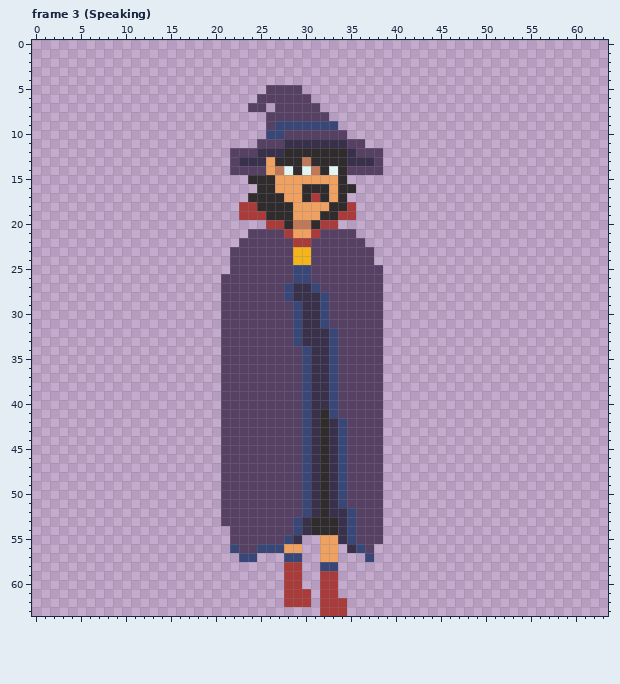
Two versions of one pixel-art file, Assets/Sprites/World/magician.aseprite. Above, as it was before the edit.
64x64 pixels, 6 frames. Colours within 5 levels of each other are drawn and written as one. Shown: frame 3 (Speaking). The commit also changed other frames, which this record leaves out.
Once edited:
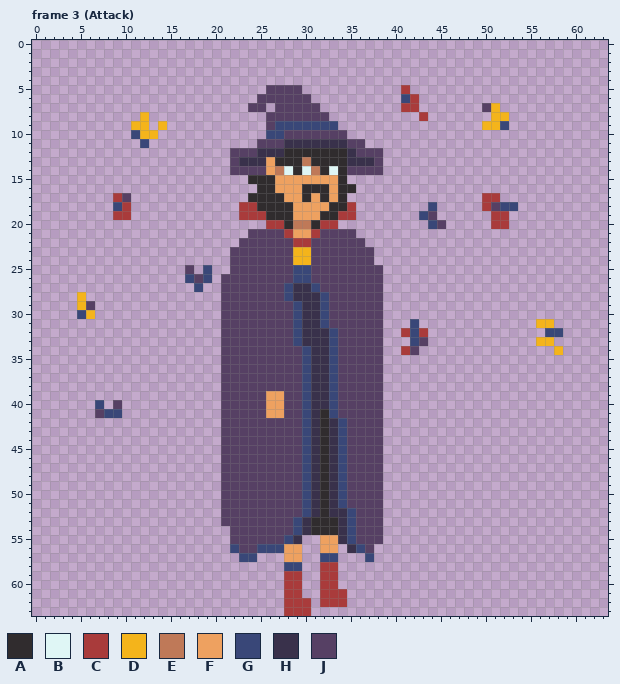
Palette (. is transparent): A #302c2e  B #dff6f5  C #a93b3b  D #f4b41b  E #bf7958  F #eea160  G #394778  H #39314b  J #564064
Diff:
Frame 3 (Attack):
y 5: x 41 . -> C
y 6: x 41..42 .. -> GC
y 7: x 41..42 .. -> CC; x 50..51 .. -> JD
y 8: x 12 . -> D; x 43 . -> C; x 51..52 .. -> DD
y 9: x 11..12 .. -> DD; x 14 . -> D; x 50..52 ... -> DDG
y 10: x 11..13 ... -> GDD
y 11: x 12 . -> G
y 17: x 9..10 .. -> CJ; x 31 C -> F; x 50..51 .. -> CC
y 18: x 9..10 .. -> GC; x 44 . -> G; x 50..53 .... -> CJGG
y 19: x 9..10 .. -> CC; x 43..44 .. -> GJ; x 51..52 .. -> CC
y 20: x 44..45 .. -> GJ; x 51..52 .. -> CC
y 25: x 17 . -> J; x 19 . -> G
y 26: x 17..19 ... -> GJG
y 27: x 18 . -> G
y 28: x 5 . -> D
y 29: x 5..6 .. -> DJ
y 30: x 5..6 .. -> GD
y 31: x 42 . -> G; x 56..57 .. -> DD
y 32: x 41..43 ... -> CGC; x 57..58 .. -> GG
y 33: x 42..43 .. -> GJ; x 56..57 .. -> DD
y 34: x 41..42 .. -> CJ; x 58 . -> D
y 39: x 26..27 JJ -> FF
y 40: x 7 . -> G; x 9 . -> J; x 26..27 JJ -> FF
y 41: x 7..9 ... -> JGG; x 26..27 JJ -> FF
y 57: x 28..29 GG -> FF; x 32..33 FF -> GG
y 58: x 28..29 CC -> GG; x 32..33 GG -> CC
y 61: x 30 C -> .; x 34 . -> C
y 63: x 28..30 ... -> CCC; x 32..34 CCC -> ...
